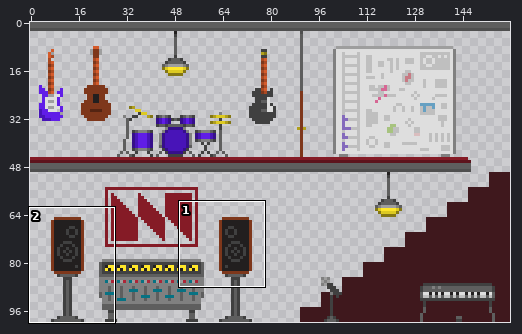
Pixel-art file: ladderzat-game/src/assets/images/objects/studio-ground.aseprite. Above, an overview of the earlier version with the close-up marked.
Close-up. Before the commit:
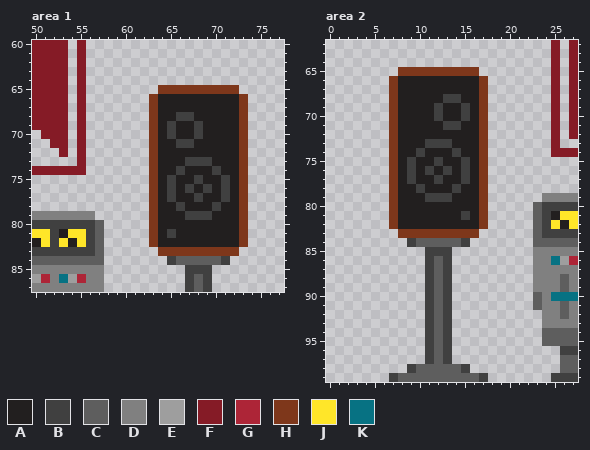
160x100 pixels, 1 frame. Shown: area 1: x 50..77, y 60..87; area 2: x 0..27, y 62..99.
Visible layers, top first: "Drums", "Objecst", "Stairs".
Palette (. is transparent): A #221f1f  B #404040  C #5e5e5e  D #808080  E #9e9e9e  F #851b26  G #ad2537  H #7e371b  J #ffe629  K #077283
Pixels before, area 1, first column x 50:
60 FFFF.F..................
61 FFFF.F..................
62 FFFF.F..................
63 FFFF.F..................
64 FFFF.F..................
65 FFFF.F........HHHHHHHHH.
66 FFFF.F.......HAAAAAAAAAH
67 FFFF.F.......HAAAAAAAAAH
68 FFFF.F.......HAABBAAAAAH
69 FFFF.F.......HABAABAAAAH
70 .FFF.F.......HABAABAAAAH
71 ..FF.F.......HAABBAAAAAH
72 ...F.F.......HAAAAAAAAAH
73 .....F.......HAAABBBAAAH
74 FFFFFF.......HAABAAABAAH
75 .............HABAABAABAH
76 .............HABABABABAH
77 .............HABAABAABAH
78 .............HAABAAABAAH
79 DDDDDDD......HAAABBBAAAH
80 BBBBBBBC.....HAAAAAAAAAH
81 JJBAJJBC.....HABAAAAAAAH
82 AJBJAJBC.....HAAAAAAAAAH
83 BBBBBBBC......HHHHHHHHH.
84 CCCCCCCC.......BCCCCCB..
85 DDDDDDDD.........BBB....
86 EGDKEGDD.........BCB....
87 DDDDDDDD.........BCB....
Pixels before, area 2, first column x 7:
 62 ..................F.F
 63 ..................F.F
 64 ..................F.F
 65 .HHHHHHHHH........F.F
 66 HAAAAAAAAAH.......F.F
 67 HAAAAAAAAAH.......F.F
 68 HAAAAABBAAH.......F.F
 69 HAAAABAABAH.......F.F
 70 HAAAABAABAH.......F.F
 71 HAAAAABBAAH.......F.F
 72 HAAAAAAAAAH.......F.F
 73 HAAABBBAAAH.......F..
 74 HAABAAABAAH.......FFF
 75 HABAABAABAH..........
 76 HABABABABAH..........
 77 HABAABAABAH..........
 78 HAABAAABAAH..........
 79 HAAABBBAAAH......DDDD
 80 HAAAAAAAAAH.....CBBBB
 81 HAAAAAAABAH.....CBAJJ
 82 HAAAAAAAAAH.....CBJAJ
 83 .HHHHHHHHH......CBBBB
 84 ..BCCCCCB.......CCCCC
 85 ....BBB.........DDDDD
 86 ....BCB.........DDKEG
 87 ....BCB.........DDDDD
 88 ....BCB.........DDDCD
 89 ....BCB.........DDDCD
 90 ....BCB.........CDKKK
 91 ....BCB.........CDDCD
 92 ....BCB..........DDCD
 93 ....BCB..........DDDD
 94 ....BCB..........CCCC
 95 ....BCB..........CCCC
 96 ....BCB............BB
 97 ....BCB............CC
 98 ..BCCCCCB..........CC
 99 BCCCCCCCCCB.......BBB
And afterwards:
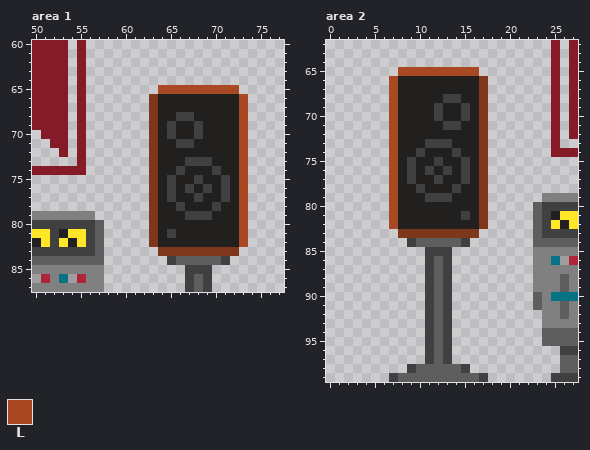
Colours new in this view: L #a94923
Change:
{"where": "area 1, layer \"Objecst\""}
{"y":65,"x":64,"old":"HHHHHHHHH","new":"LLLLLLLLL"}
{"y":66,"x":73,"old":"H","new":"L"}
{"y":67,"x":73,"old":"H","new":"L"}
{"y":68,"x":73,"old":"H","new":"L"}
{"y":69,"x":73,"old":"H","new":"L"}
{"y":70,"x":73,"old":"H","new":"L"}
{"y":71,"x":73,"old":"H","new":"L"}
{"y":72,"x":73,"old":"H","new":"L"}
{"y":73,"x":73,"old":"H","new":"L"}
{"y":74,"x":73,"old":"H","new":"L"}
{"y":75,"x":73,"old":"H","new":"L"}
{"y":76,"x":73,"old":"H","new":"L"}
{"y":77,"x":73,"old":"H","new":"L"}
{"y":78,"x":73,"old":"H","new":"L"}
{"y":79,"x":73,"old":"H","new":"L"}
{"y":80,"x":73,"old":"H","new":"L"}
{"y":81,"x":73,"old":"H","new":"L"}
{"y":82,"x":73,"old":"H","new":"L"}
{"where": "area 2, layer \"Objecst\""}
{"y":65,"x":8,"old":"HHHHHHHHH","new":"LLLLLLLLL"}
{"y":66,"x":7,"old":"H","new":"L"}
{"y":67,"x":7,"old":"H","new":"L"}
{"y":68,"x":7,"old":"H","new":"L"}
{"y":69,"x":7,"old":"H","new":"L"}
{"y":70,"x":7,"old":"H","new":"L"}
{"y":71,"x":7,"old":"H","new":"L"}
{"y":72,"x":7,"old":"H","new":"L"}
{"y":73,"x":7,"old":"H","new":"L"}
{"y":74,"x":7,"old":"H","new":"L"}
{"y":75,"x":7,"old":"H","new":"L"}
{"y":76,"x":7,"old":"H","new":"L"}
{"y":77,"x":7,"old":"H","new":"L"}
{"y":78,"x":7,"old":"H","new":"L"}
{"y":79,"x":7,"old":"H","new":"L"}
{"y":80,"x":7,"old":"H","new":"L"}
{"y":81,"x":7,"old":"H","new":"L"}
{"y":82,"x":7,"old":"H","new":"L"}
